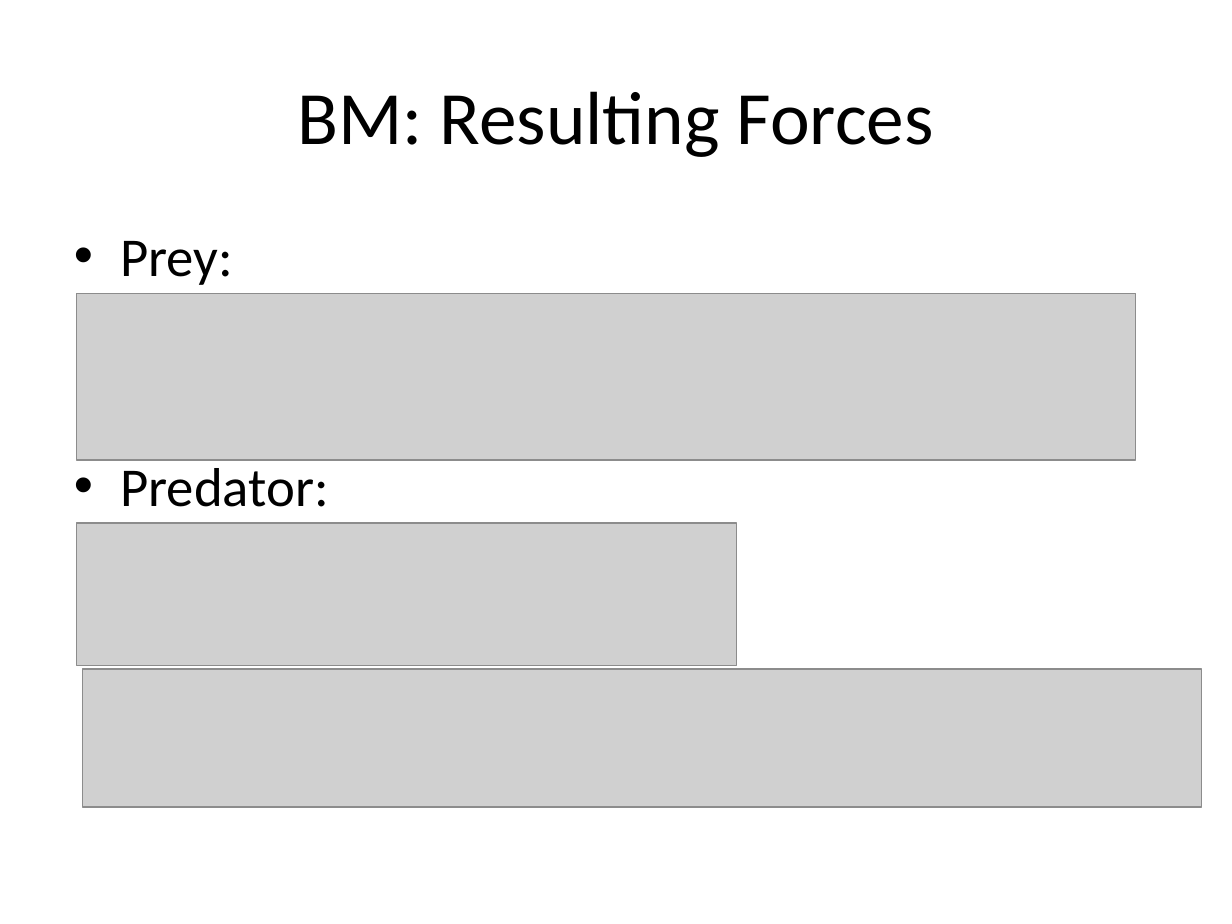
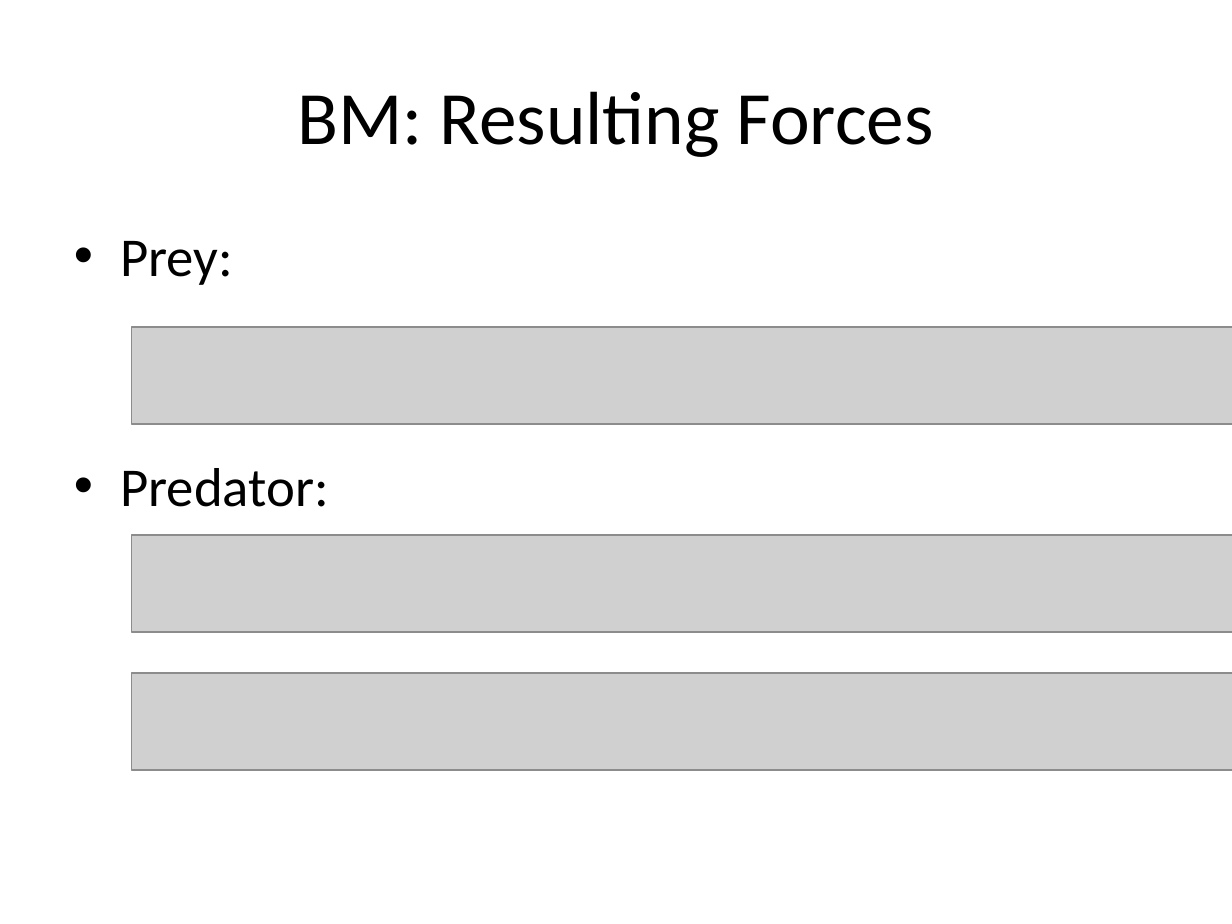
Before and after one commit to jonaspu/fish-swarms, a slide deck: slide 8 of presentation/recovered.pptx. Drawn at 1232x924 pixels with LibreOffice and Linux fonts; fonts in the diff are those of the drawing; grey boxes stand for pictures. Boxes give left, top, right and bottom in pixels: in the first picture for what was removed or moved away, otherwise in the second. Text is boxed around its words. In the diff, an @@ line names an element or a change of style, - is before the commit and + after.

```diff
--- a/presentation/recovered.pptx
+++ b/presentation/recovered.pptx
@@ picture removed at <box>76,293,1136,460</box> @@
@@ picture added at <box>132,328,1232,425</box> @@
@@ picture removed at <box>76,524,736,667</box> @@
@@ picture added at <box>132,535,1232,632</box> @@
@@ picture: place and size @@
-picture at <box>83,669,1201,807</box>
+picture at <box>132,673,1232,770</box>
```
Also in this commit, not shown: 11 other slides changed.
